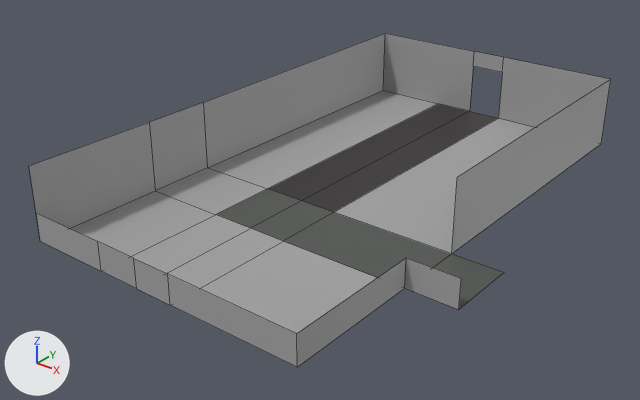
Two versions of the FBX model Assets/3D_Models/Levels/lvl6.fbx, one commit apart.
Before and after are seen from a camera (50 mm lens) standing at (31.3, -59.9, 24.6) and looking at (-0.3, -20.4, 0.1). Lighting does not change. The marker at lower left points along +X, +Y and +Z. Mesh edges are drawn as thin lines. Where no turn or scale is listed for an object, it has been applied to the vertices.

Objects in the first picture: 'lbl6'.
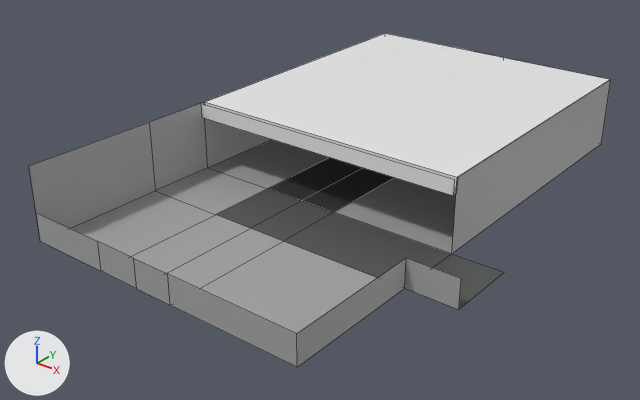
Changed parts and their boxes (x1, y1, x2, y2) in the pictures (640 x 400 px):
'lvl6roof', added: after (201, 33, 610, 196)

Edits to the bpy script that builds the scene:
```text
Add me_lvl6roof:
    me_lvl6roof.from_pydata([(-9.7, -21.0, 3.9), (9.7, -21.0, 3.9), (-9.7, 0.0, 4.1), (9.7, 0.0, 4.1), (-9.7, -20.9, 2.9), (9.7, -21.0, 2.9), (-9.7, -21.3, 3.9), (9.7, -21.3, 3.9), (-9.7, -21.3, 2.9), (9.7, -21.3, 2.9)], [], [(2, 3, 1, 0), (6, 8, 9, 7), (4, 8, 6, 0), (5, 9, 8, 4), (0, 1, 5, 4)])
Add ob_lvl6roof:
    ob_lvl6roof = bpy.data.objects.new('lvl6roof', me_lvl6roof)
    ob_lvl6roof.location = (0.0, 0.0, 0.81)
```
